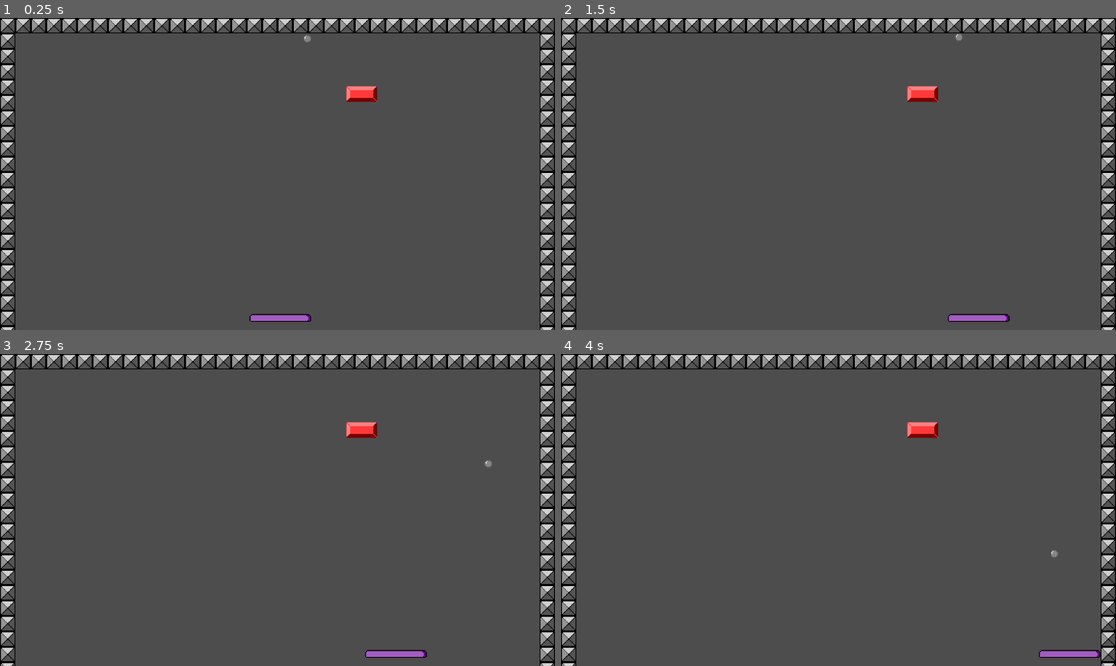
Above: before the commit, frames 1-4 (two rows, left to right).
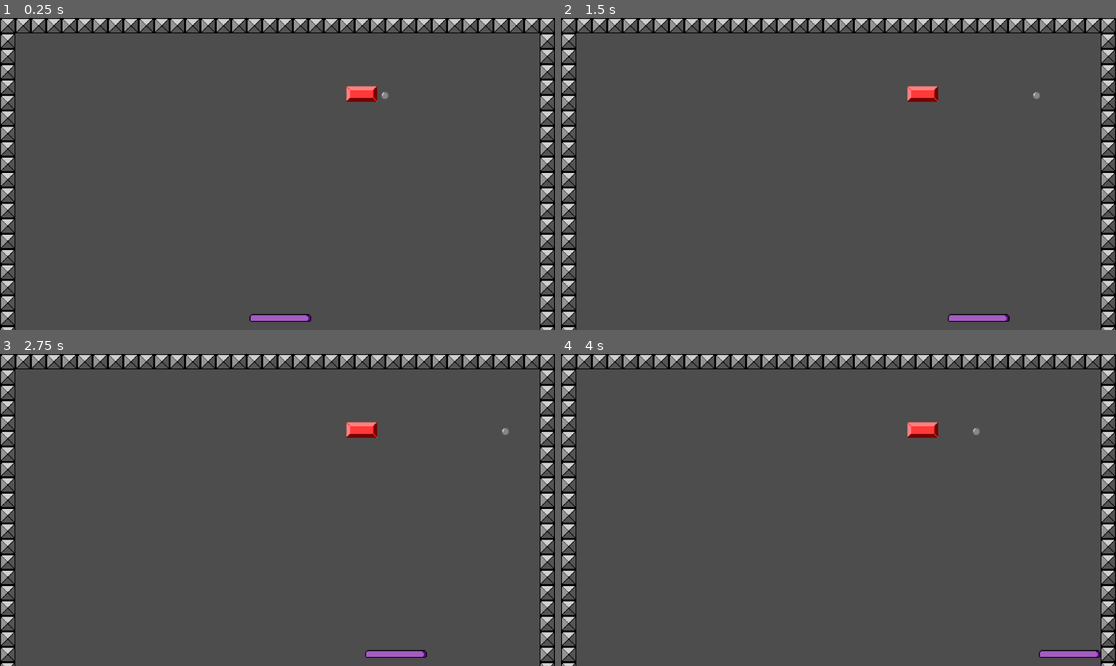
Above: after the commit, the same moments.

Repository: Morswin/Brick-Smasher
Game: Godot game, scene res://game_loop.tscn
The game is run twice, just before and just after one commit, with the same random seed, the same clock (stepped at 60 frames per second) and the same inputs.
Inputs:
- Up to frame 1 (0.25 s): no input
- Up to frame 2 (1.5 s): hold Right (ui_right) from 0.53 s (still down)
- Up to frame 3 (2.75 s): release Right (ui_right) at 2.03 s; hold Left (ui_left) from 2.03 s (still down)
- Up to frame 4 (4 s): release Left (ui_left) at 2.78 s; hold Right (ui_right) from 2.78 s (still down)

The runs differ from the first frame. In frame 1, less than 0.1% of the frame differs, in the area x 54-70%, y 5-26%; in frame 2, less than 0.1%; in frame 3, less than 0.1%; in frame 4, less than 0.1%.

Commit message:
Ball bounces off of bricks
:D

Diff:
--- a/ball/ball.gd
+++ b/ball/ball.gd
@@ -4,7 +4,7 @@
 
 const SPEED = 150
 
-var direction = Vector2(1, -1)
+@export var direction = Vector2(0, 1)
 
 
 func _ready():
@@ -20,3 +20,18 @@
 		direction.y = direction.y * -1
 	velocity = direction * SPEED
 	move_and_slide()
+
+
+func bounce_off():
+	if direction.angle() <= PI/4 and direction.angle() >= -PI/4:
+		# Ball is moving right
+		direction.x = -abs(direction.x)
+	elif direction.angle() <= -PI/4 and direction.angle() > -(PI/4)*3:
+		# Ball is moving up
+		direction.y = abs(direction.y)
+	elif direction.angle() >= PI/4 and direction.angle() < (PI/4)*3:
+		# Ball is moving down
+		direction.y = -abs(direction.y)
+	else:
+		# Ball is moving left
+		direction.x = abs(direction.x)
--- a/ball/ball.tscn
+++ b/ball/ball.tscn
@@ -6,7 +6,7 @@
 [sub_resource type="RectangleShape2D" id="RectangleShape2D_ov02a"]
 size = Vector2(16, 16)
 
-[node name="ball" type="CharacterBody2D"]
+[node name="ball" type="CharacterBody2D" groups=["Balls"]]
 script = ExtResource("1_kmj2b")
 
 [node name="CollisionShape2D" type="CollisionShape2D" parent="."]
--- /dev/null
+++ b/brick/brick.gd
@@ -0,0 +1,10 @@
+extends Area2D
+class_name Brick
+
+
+@onready var sprite := $RedBrick
+
+
+func _on_body_entered(body):
+	if body.is_in_group("Balls"):
+		body.bounce_off()
--- a/brick/brick.tscn
+++ b/brick/brick.tscn
@@ -1,11 +1,13 @@
-[gd_scene load_steps=3 format=3 uid="uid://bxdioxecoupv5"]
+[gd_scene load_steps=4 format=3 uid="uid://bxdioxecoupv5"]
 
 [ext_resource type="Texture2D" uid="uid://dg6eqq03xc8rv" path="res://graphics/bricks/red_brick.png" id="1_f4f57"]
+[ext_resource type="Script" path="res://brick/brick.gd" id="1_grcjl"]
 
 [sub_resource type="RectangleShape2D" id="RectangleShape2D_qkdml"]
 size = Vector2(64, 32)
 
-[node name="brick" type="CharacterBody2D"]
+[node name="brick" type="Area2D"]
+script = ExtResource("1_grcjl")
 
 [node name="CollisionShape2D" type="CollisionShape2D" parent="."]
 shape = SubResource("RectangleShape2D_qkdml")
@@ -14,3 +16,5 @@
 texture_filter = 1
 scale = Vector2(2, 2)
 texture = ExtResource("1_f4f57")
+
+[connection signal="body_entered" from="." to="." method="_on_body_entered"]
--- a/game_loop.tscn
+++ b/game_loop.tscn
@@ -13,7 +13,8 @@
 [node name="balls" type="Node2D" parent="."]
 
 [node name="ball" parent="balls" instance=ExtResource("2_8mk78")]
-position = Vector2(601, 73)
+position = Vector2(812, 161)
+direction = Vector2(-1, 0)
 
 [node name="edges" type="Node2D" parent="."]
 
